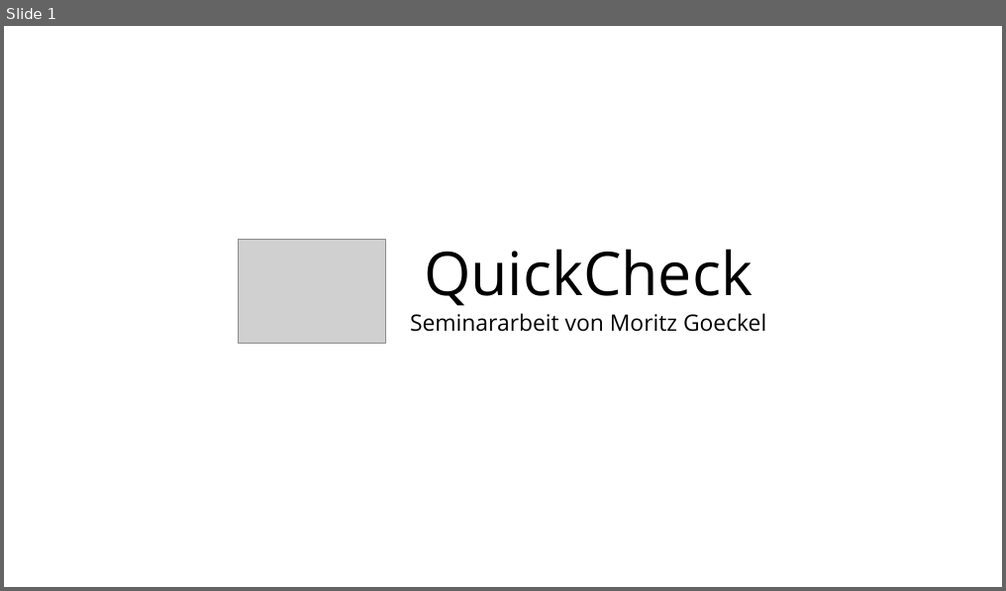
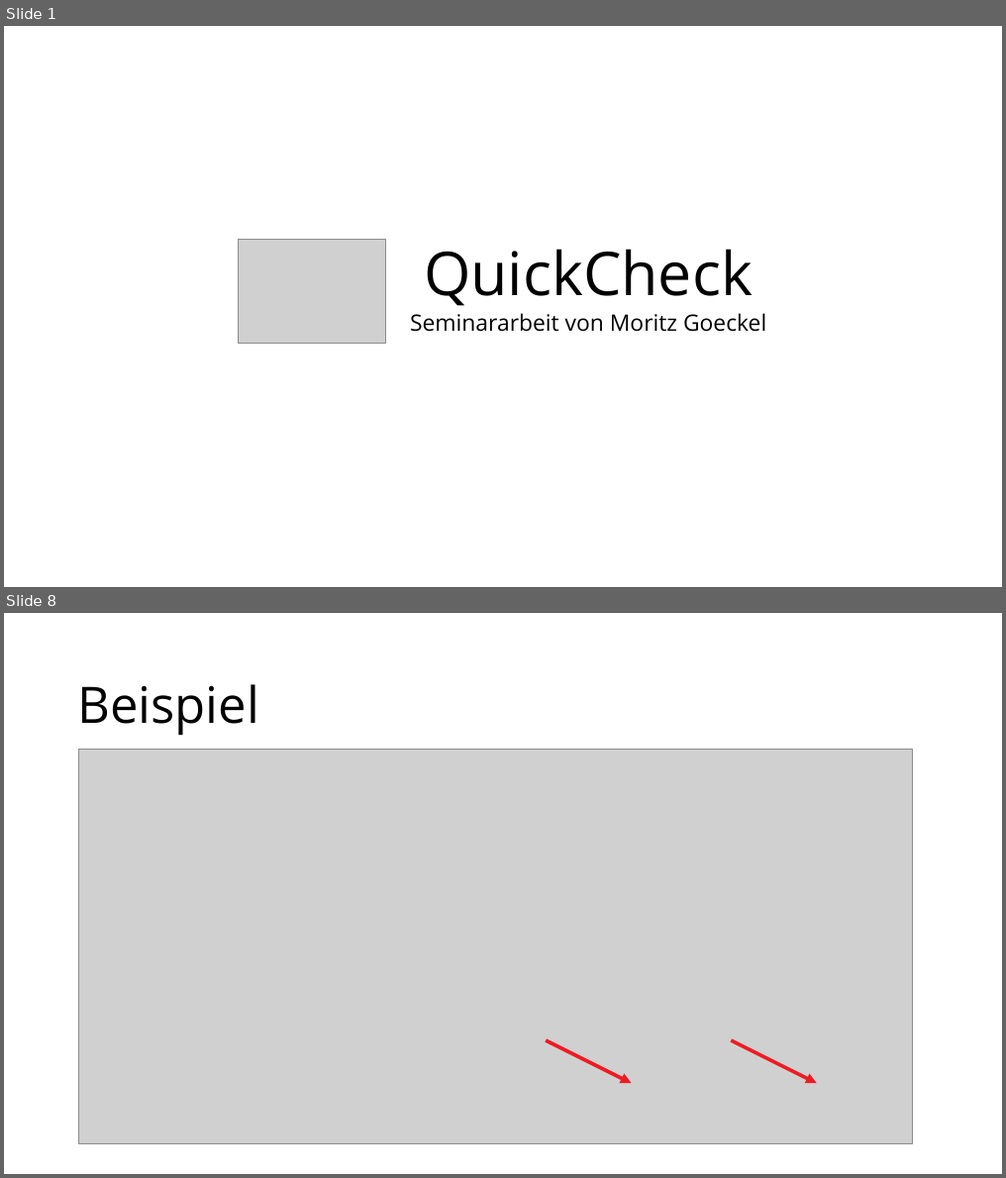
Before and after one commit to MoritzGoeckel/QuickCheck_Experiments, a slide deck: Praesentation.odp. Shown one above the other, each under a label of ours: slide 1 before the commit, slides 1 and 8 after it; the slides between them are not shown. The pictures are 1006x591 and 1006x1178 pixels, drawn with LibreOffice and Linux fonts; fonts in the diff are those of the drawing; grey boxes stand for pictures. Boxes give left, top, right and bottom in pixels: in the first picture for what was removed or moved away, otherwise in the second. Text is boxed around its words. In the diff, an @@ line names an element or a change of style, - is before the commit and + after.

```diff
--- a/Praesentation.odp
+++ b/Praesentation.odp
@@ slide 8 added at bbox=[4, 613, 1002, 1174], background #FFFFFF @@
@@ text added at bbox=[77, 684, 259, 736], 40 pt, text #000000 @@
+Beispiel
@@ picture added at bbox=[79, 750, 913, 1145] @@
@@ arrow added from (546, 1041) to (632, 1084), #ED1C24 2.83 pt @@
@@ arrow added from (732, 1041) to (817, 1084), #ED1C24 2.83 pt @@
```
Also in this commit, not shown: 5 slides changed, 6 other slides added, 4 slides removed, 12 other files.
